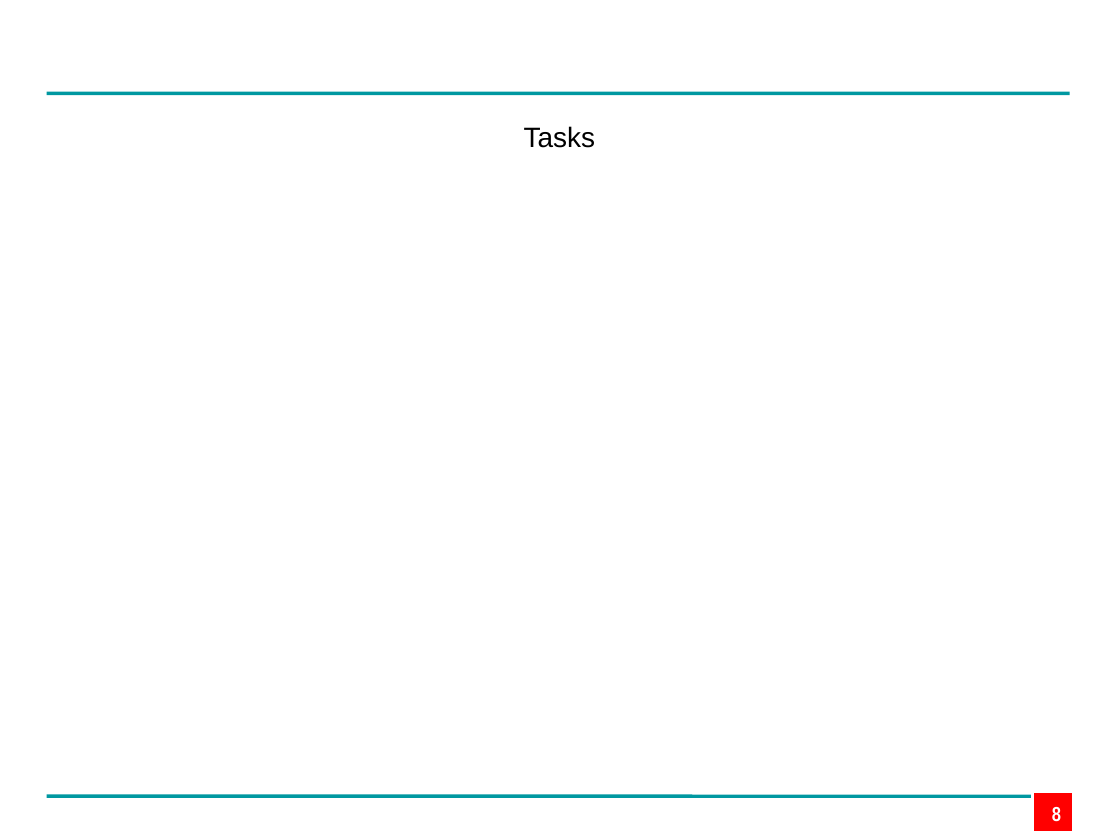
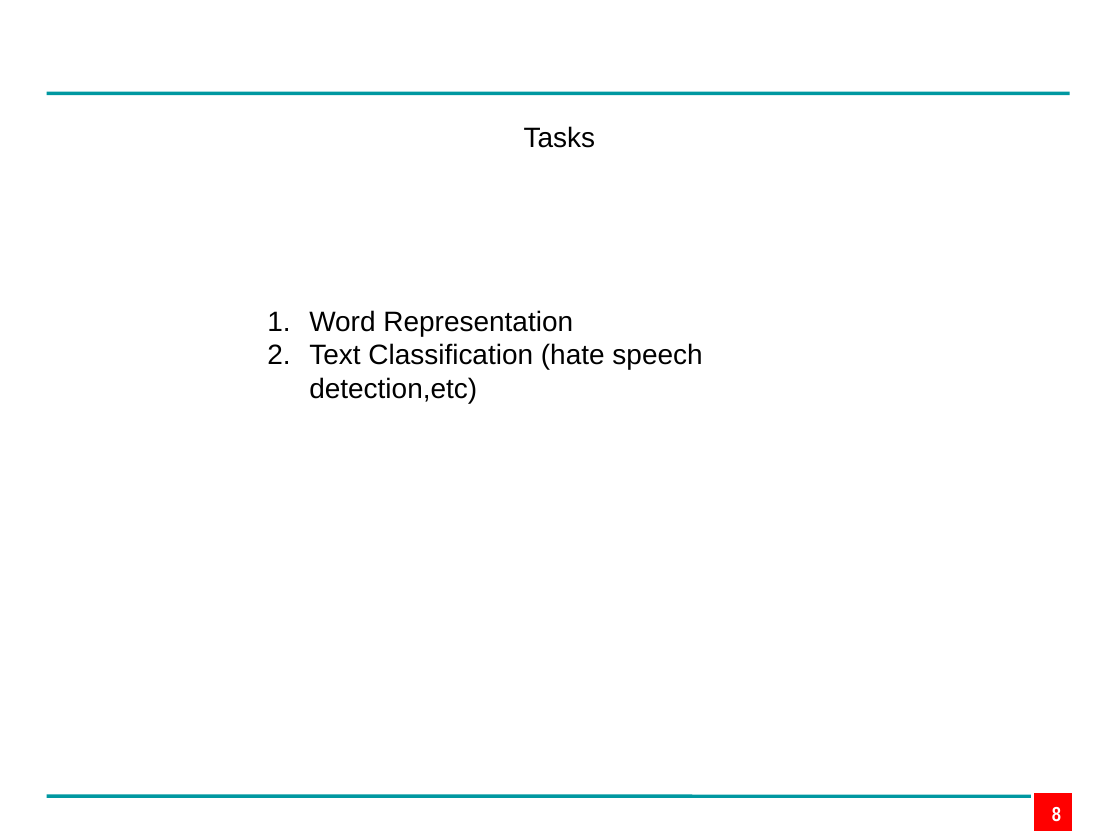
Before and after one commit to edpape007/NLP, a slide deck: slide 8 of Presentation_Subword.pptx. Drawn at 1120x840 pixels with LibreOffice and Linux fonts; fonts in the diff are those of the drawing; background and template pictures are left out. Boxes give left, top, right and bottom in pixels: in the first picture for what was removed or moved away, otherwise in the second. Text is boxed around its words. In the diff, an @@ line names an element or a change of style, - is before the commit and + after.

```diff
--- a/Presentation_Subword.pptx
+++ b/Presentation_Subword.pptx
@@ text added at bbox=[309, 310, 702, 403], 18 pt, text #000000 @@
+1. Word Representation
+2. Text Classification (hate speech detection,etc)
```
Also in this commit, not shown: 2 other slides changed, 1 other file.
